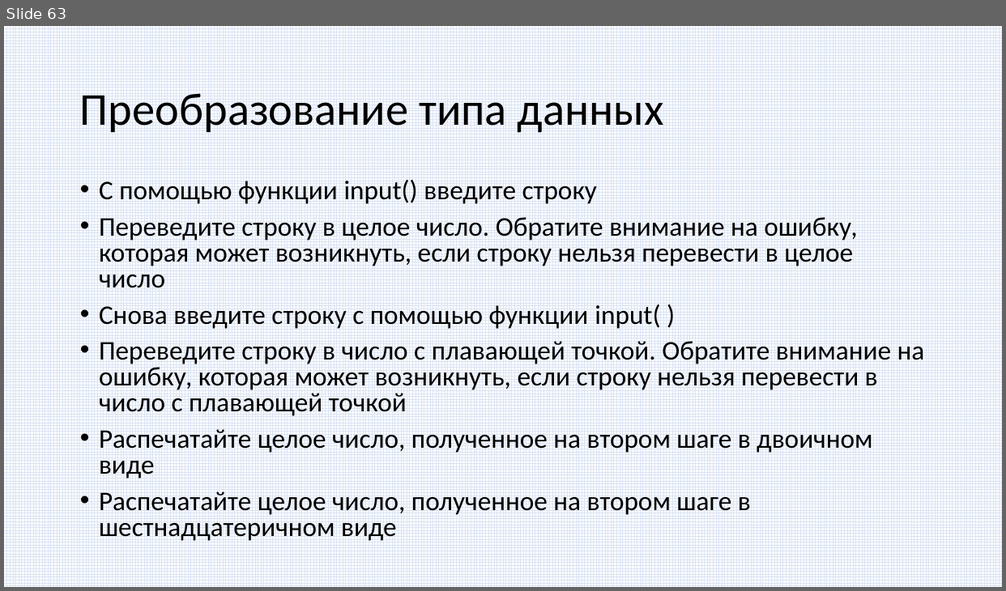
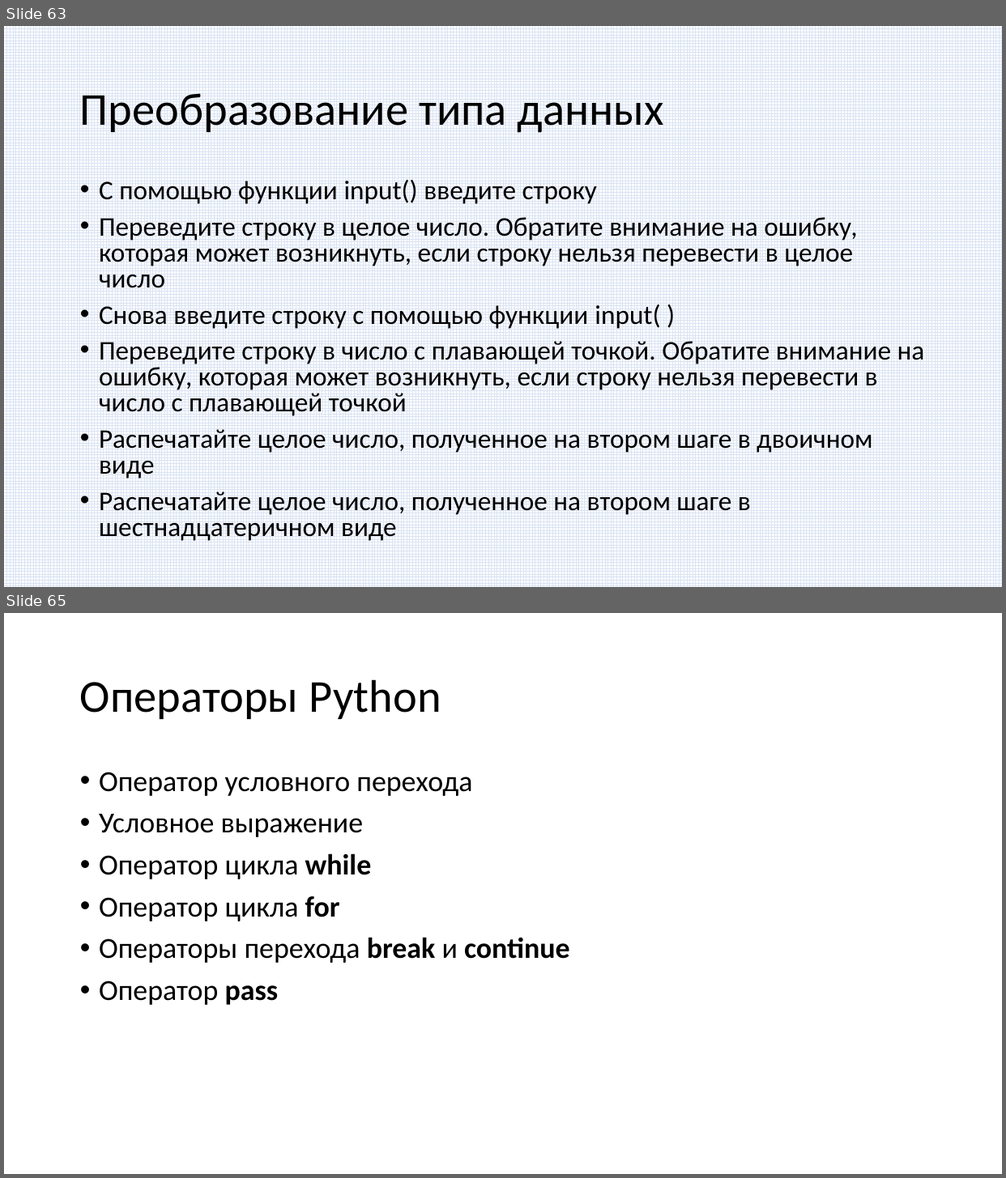
Before and after one commit to paveltsytovich/telegram-course, a slide deck: Presentation/Основы алгоритмизации и программирования.pptx. Shown one above the other, each under a label of ours: slide 63 before the commit, slides 63 and 65 after it; the slides between them are not shown. The pictures are 1006x591 and 1006x1178 pixels, drawn with LibreOffice and Linux fonts; fonts in the diff are those of the drawing. Boxes give left, top, right and bottom in pixels: in the first picture for what was removed or moved away, otherwise in the second. Text is boxed around its words. In the diff, an @@ line names an element or a change of style, - is before the commit and + after.

Commit message:
Оператор if и условное выражение

```diff
--- a/Presentation/Основы алгоритмизации и программирования.pptx
+++ b/Presentation/Основы алгоритмизации и программирования.pptx
@@ slide 65 added at box(4, 613, 1002, 1174), background #FFFFFF @@
@@ title added at box(80, 679, 441, 719), 44 pt, text #000000 @@
+Операторы Python
@@ text added at box(99, 772, 570, 1005), 28 pt, text #000000 @@
+• Оператор условного перехода
+• Условное выражение
+• Оператор цикла while
+• Оператор цикла for
+• Операторы перехода break и continue
+• Оператор pass
```
Also in this commit, not shown: 4 other slides added, 1 other file.
